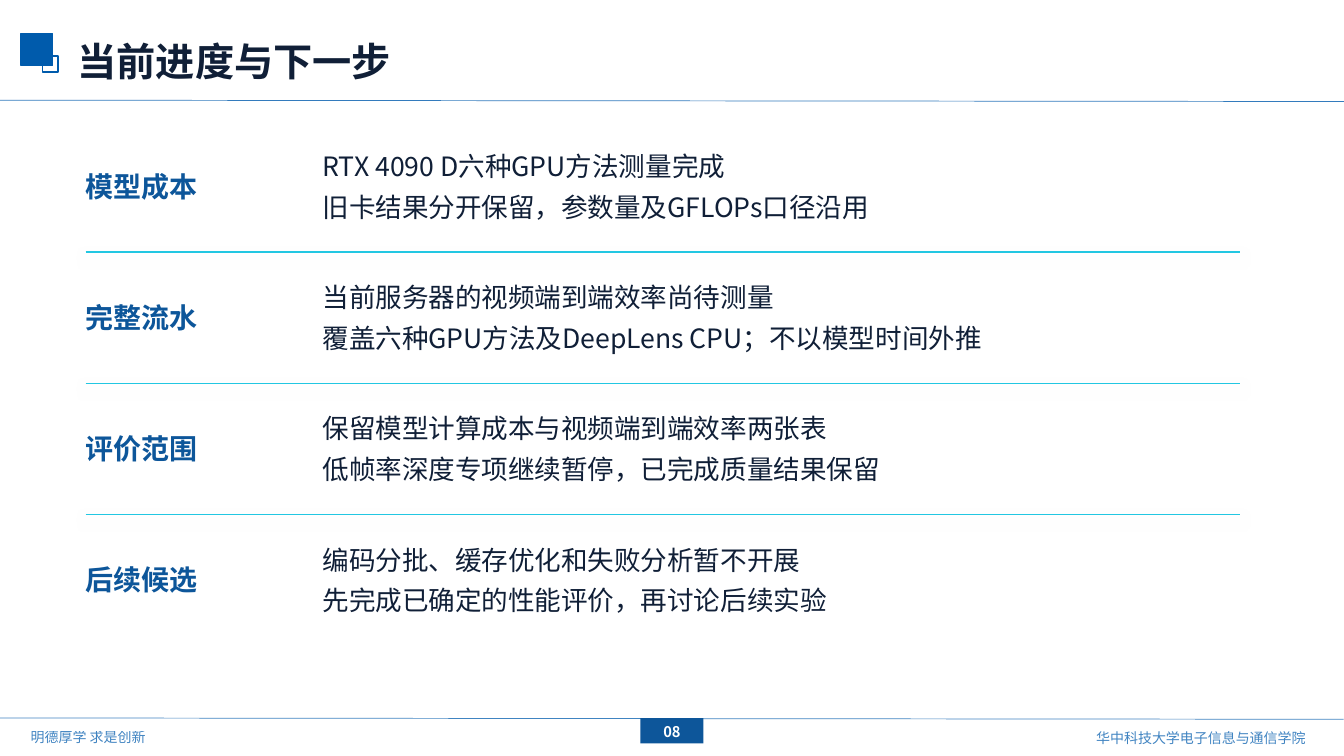
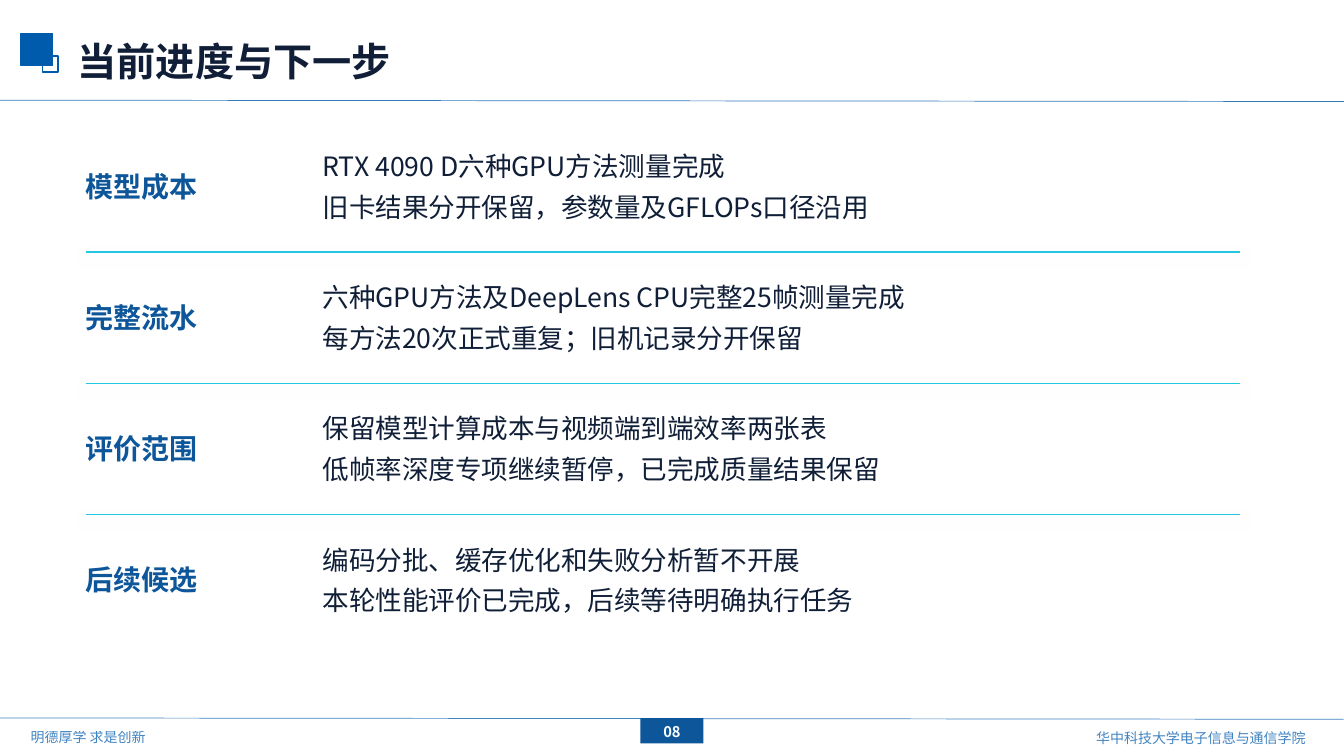
Before and after one commit to mengmcy1/OPPO-depth-guided-video-bokeh, a slide deck: slide 9 of 汇报/下次汇报草稿_基线更新与ATB分析/基线更新与ATB效率分析_草稿.pptx. Drawn at 1344x756 pixels with LibreOffice and Linux fonts; fonts in the diff are those of the drawing; background and template pictures are left out. Boxes give left, top, right and bottom in pixels: in the first picture for what was removed or moved away, otherwise in the second. Text is boxed around its words. In the diff, an @@ line names an element or a change of style, - is before the commit and + after.

```diff
--- a/汇报/下次汇报草稿_基线更新与ATB分析/基线更新与ATB效率分析_草稿.pptx
+++ b/汇报/下次汇报草稿_基线更新与ATB分析/基线更新与ATB效率分析_草稿.pptx
@@ text at box(323, 284, 905, 352): text changed @@
-当前服务器的视频端到端效率尚待测量
-覆盖六种GPU方法及DeepLens CPU；不以模型时间外推
+六种GPU方法及DeepLens CPU完整25帧测量完成
+每方法20次正式重复；旧机记录分开保留
@@ text at box(323, 587, 854, 613): text changed @@
-先完成已确定的性能评价，再讨论后续实验
+本轮性能评价已完成，后续等待明确执行任务
```
Also in this commit, not shown: 1 other slide changed, 11 other files.
